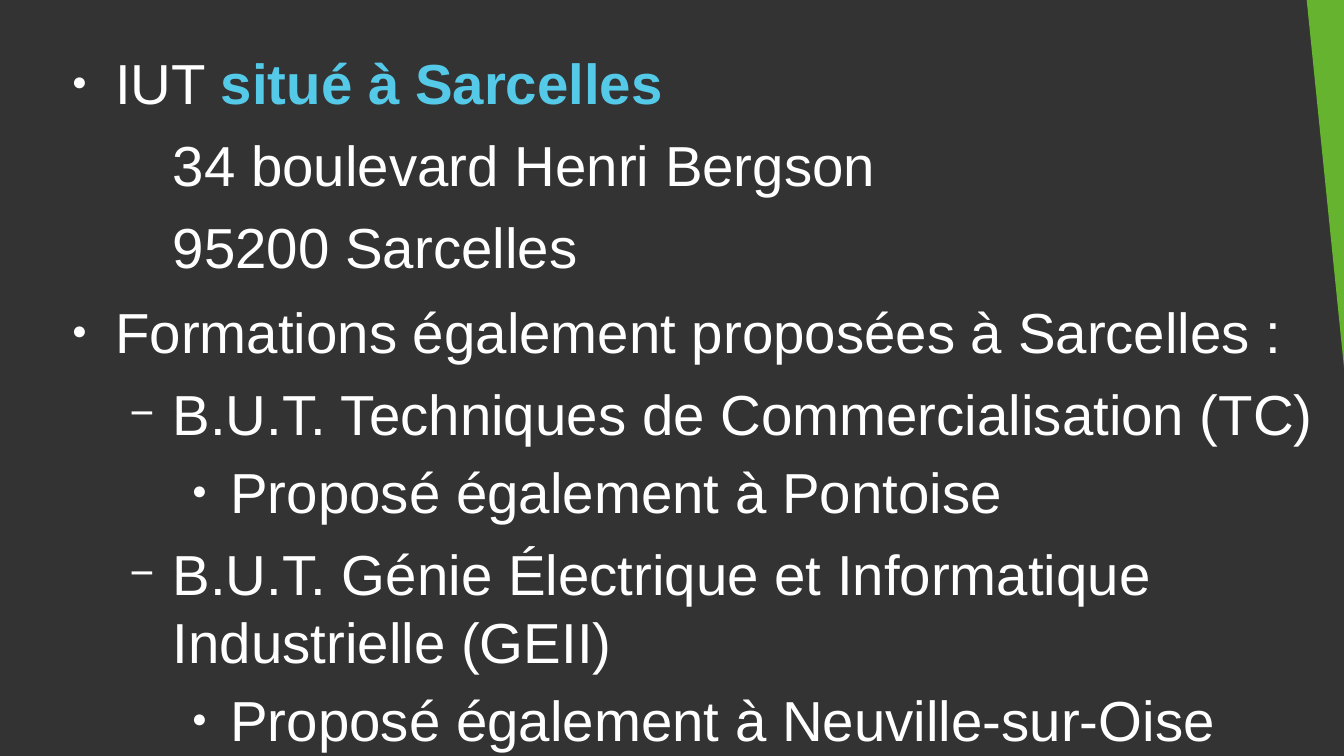
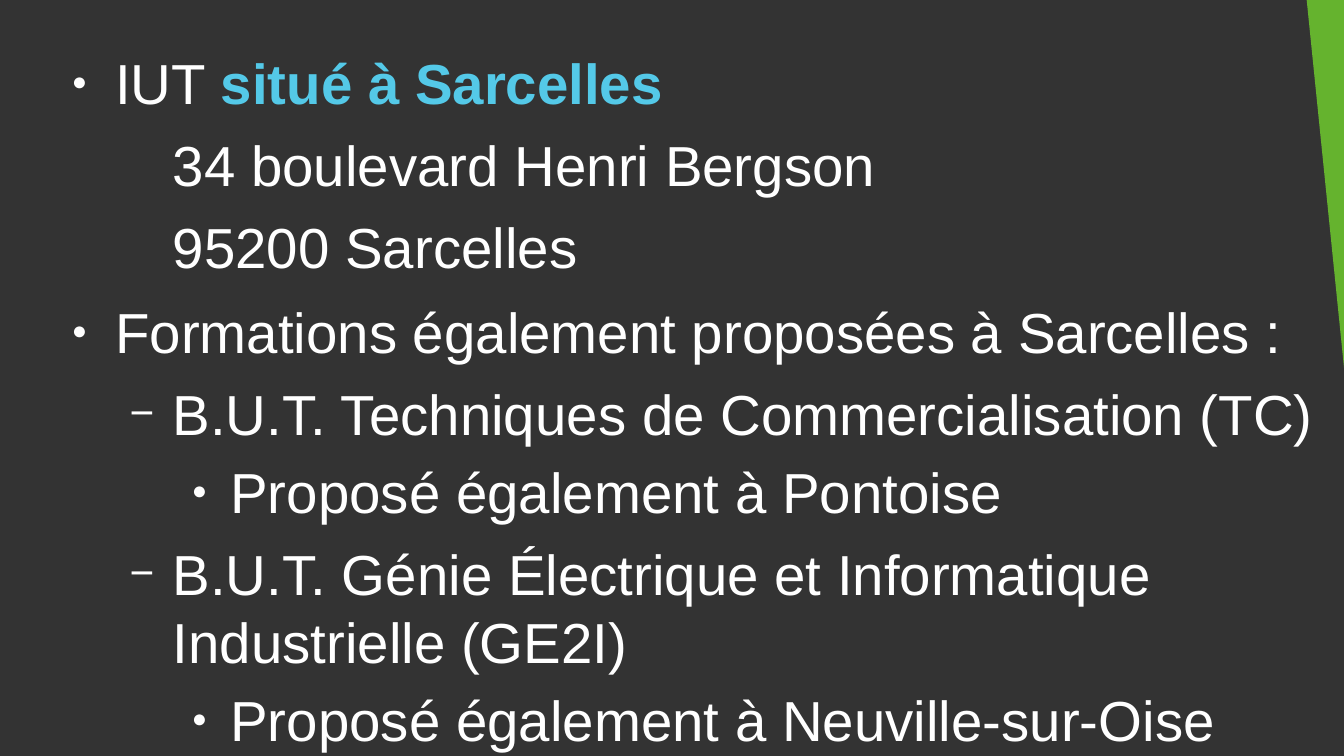
Before and after one commit to DanYellow/cours, a slide deck: slide 33 of presentation-formation-mmi/presentation.odp. Drawn at 1344x756 pixels with LibreOffice and Linux fonts; fonts in the diff are those of the drawing. Boxes give left, top, right and bottom in pixels: in the first picture for what was removed or moved away, otherwise in the second. Text is boxed around its words. In the diff, an @@ line names an element or a change of style, - is before the commit and + after.

```diff
--- a/presentation-formation-mmi/presentation.odp
+++ b/presentation-formation-mmi/presentation.odp
@@ text at (x1=173, y1=551, x2=1150, y2=673): text changed @@
-  − B.U.T. Génie Électrique et Informatique Industrielle (GEII)
+  − B.U.T. Génie Électrique et Informatique Industrielle (GE2I)
```
Also in this commit, not shown: 9 other slides changed, 8 other files.
